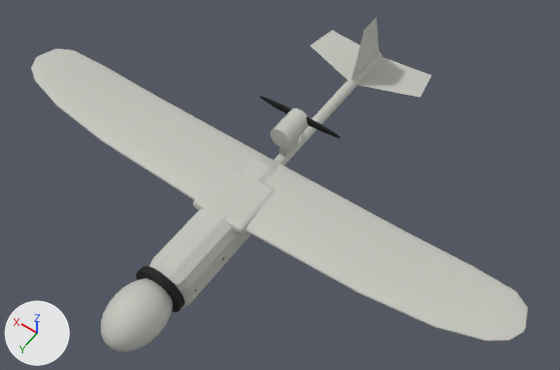
What one commit did to the glTF model public/models/fleet/remoeye.glb.
The view is the same before and after, from a 50 mm camera at (-0.935, 1.225, 2.095) aimed at (-0.066, 0.008, 0.183). Lighting does not change. The marker at lower left points along +X, +Y and +Z. The picture after the commit comes second. Where no turn or scale is listed for an object, it has been applied to the vertices. Vertices at exactly the same position are counted once.

In view in the first picture: 'Composite fuselage shell', 'Horizontal stabilizer', 'Horizontal stabilizer.001', 'Motor housing', 'Nose camera housing', 'Outer wing', 'Outer wing.001', 'Sensor joint', 'Tail boom', 'Vertical stabilizer', 'Wing saddle' and 2 more.
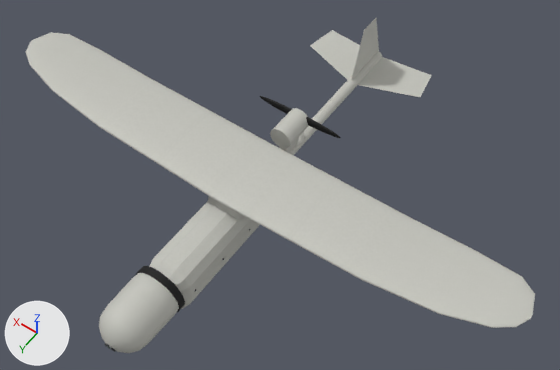
Boxes (x1, y1, x2, y2) around the edits, measured in the pictures (560 x 370 px):
'Outer wing', moved
    before: (245, 159, 528, 341)
    after: (218, 144, 535, 328)
'Outer wing.001', moved
    before: (31, 49, 271, 200)
    after: (26, 32, 271, 201)
'Nose camera housing', reshaped, moved, rescaled (11% wider, 8% taller)
    before: (101, 278, 173, 352)
    after: (99, 273, 179, 353)
'Wing saddle', deleted
    before: (193, 164, 275, 235)
'Raised wing saddle', added (mostly hidden)
    after: (208, 196, 245, 221)

Edits to the bpy script that builds the scene:
```text
Change me_sphere:
    used by ob_nose_camera_housing; parent = ob_payload; location = (0.0, 0.603, 0.172); scale = (0.083, 0.117, 0.079)
    remove me_sphere.from_pydata(...)  # 266 vertices, 528 faces; spans x -1.0..1.0, y -1.0..1.0, z -1.0..1.0
    add me_sphere.from_pydata(...)  # 168 vertices, 332 faces; spans x -0.08..0.08, y 0.51..0.72, z 0.1..0.25
    me_sphere part 1: 266 vertices removed from x -1.0..1.0, y -1.0..1.0, z -1.0..1.0; 168 vertices added at x -0.08..0.08, y 0.51..0.72, z 0.1..0.25
Change me_outer_wing:
    used by ob_outer_wing; location = (0.0, 0.0, 0.0)
    remove me_outer_wing.from_pydata(...)  # 144 vertices, 284 faces; spans x -0.9..0.0, y -0.04..0.23, z 0.201..0.265
    add me_outer_wing.from_pydata(...)  # 144 vertices, 284 faces; spans x -0.9..0.0, y -0.04..0.23, z 0.274..0.338
    me_outer_wing part 2: the whole mesh is moved by (0.0, 0.0, 0.073)
Change me_outer_wing_001:
    used by ob_outer_wing_001; location = (0.0, 0.0, 0.0)
    remove me_outer_wing_001.from_pydata(...)  # 144 vertices, 284 faces; spans x -0.001..0.9, y -0.04..0.23, z 0.201..0.265
    add me_outer_wing_001.from_pydata(...)  # 144 vertices, 284 faces; spans x -0.001..0.9, y -0.04..0.23, z 0.274..0.338
    me_outer_wing_001 part 3: the whole mesh is moved by (0.0, 0.0, 0.073)
Add me_raised_wing_saddle:
    me_raised_wing_saddle.from_pydata(...)  # 168 vertices, 332 faces; spans x -0.072..0.07, y -0.07..0.25, z 0.155..0.296
    me_raised_wing_saddle.materials.append(mat_paint)
Change ob_nose_camera_housing:
    ob_nose_camera_housing.scale: (0.083, 0.117, 0.079) -> (1.0, 1.0, 1.0)
    ob_nose_camera_housing.location: (0.0, 0.603, 0.172) -> (0.0, 0.0, 0.0)
Remove ob_wing_saddle:
    ob_wing_saddle = bpy.data.objects.new('Wing saddle', me_cube_001)
    ob_wing_saddle.location = (-0.001, 0.15, 0.216)
Add ob_raised_wing_saddle:
    ob_raised_wing_saddle = bpy.data.objects.new('Raised wing saddle', me_raised_wing_saddle)
    ob_raised_wing_saddle.location = (0.0, 0.0, 0.0)
```
